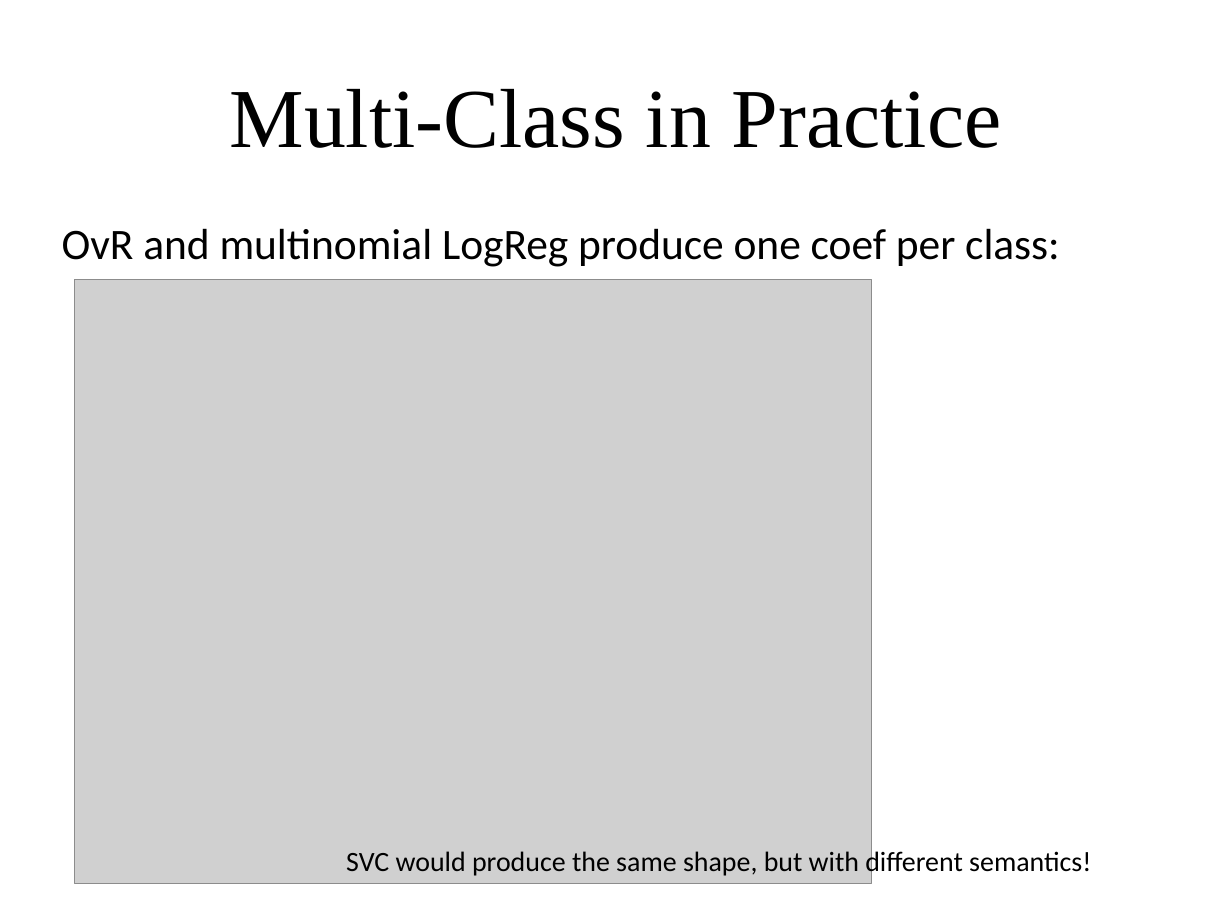
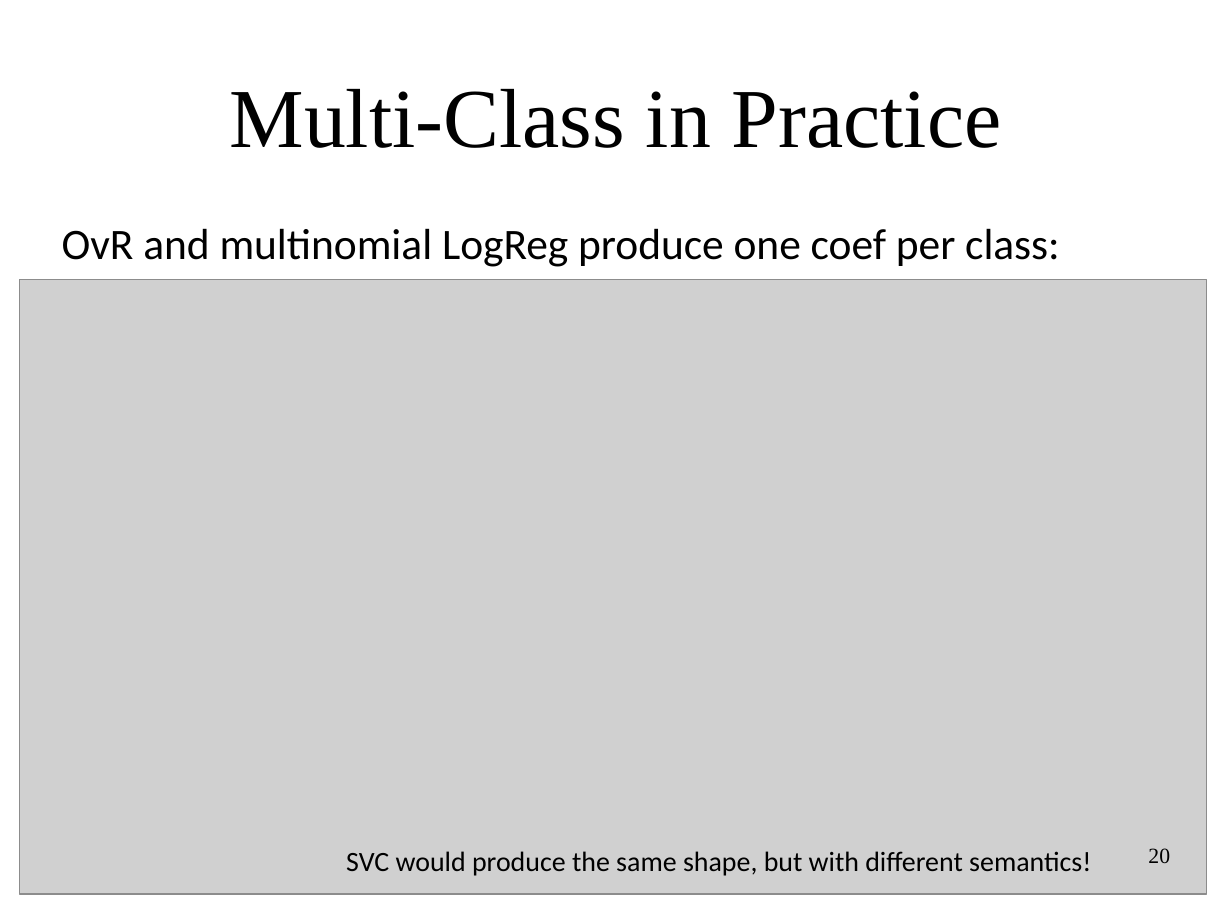
Before and after one commit to amueller/applied_ml_spring_2017, a slide deck: slide 20 of slides/aml-06-020617.odp. Drawn at 1232x924 pixels with LibreOffice and Linux fonts; fonts in the diff are those of the drawing; grey boxes stand for pictures. Boxes give left, top, right and bottom in pixels: in the first picture for what was removed or moved away, otherwise in the second. Text is boxed around its words. In the diff, an @@ line names an element or a change of style, - is before the commit and + after.

```diff
--- a/slides/aml-06-020617.odp
+++ b/slides/aml-06-020617.odp
@@ picture: place and size @@
-picture at <box>74,279,872,883</box>
+picture at <box>19,279,1207,894</box>
@@ page number added at <box>1148,848,1170,863</box>, 14 pt, text #000000 @@
+20
```
Also in this commit, not shown: 20 other slides changed, 14 slides added, 1 other file.
